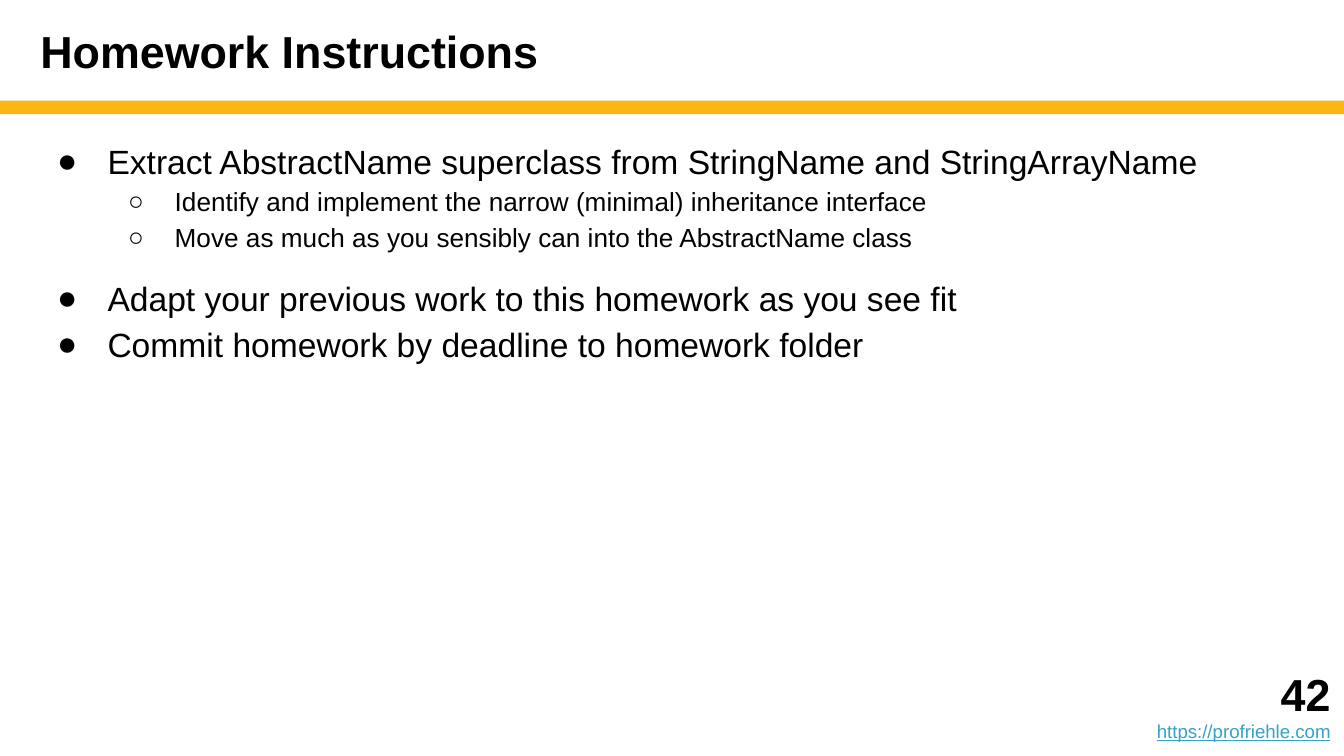
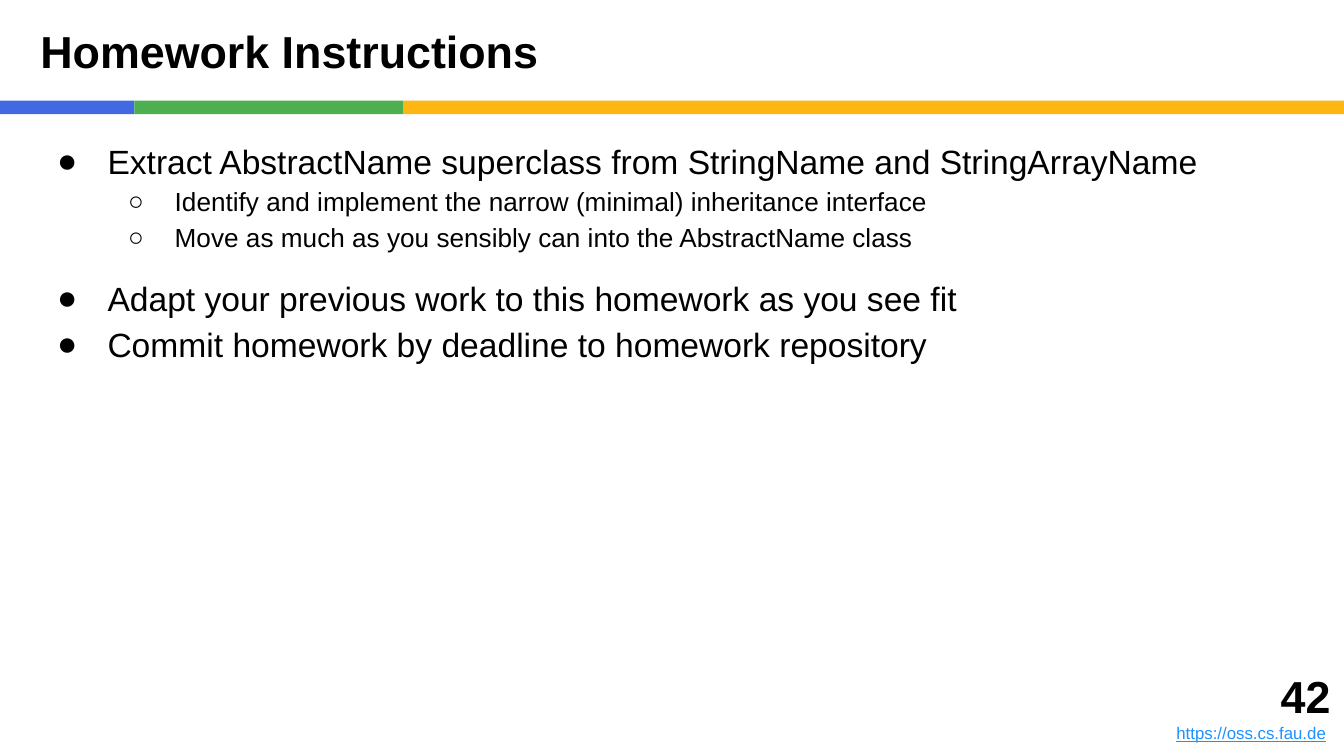
Before and after one commit to dirkriehle/adap-course, a slide deck: slide 42 of Lecture slides/ADAP B03 - Subtyping and Inheritance.pptx. Drawn at 1344x756 pixels with LibreOffice and Linux fonts; fonts in the diff are those of the drawing. Boxes give left, top, right and bottom in pixels: in the first picture for what was removed or moved away, otherwise in the second. Text is boxed around its words. In the diff, an @@ line names an element or a change of style, - is before the commit and + after.

```diff
--- a/Lecture slides/ADAP B03 - Subtyping and Inheritance.pptx
+++ b/Lecture slides/ADAP B03 - Subtyping and Inheritance.pptx
@@ rectangle added at (0, 101, 134, 114), fill #4169E1 @@
@@ rectangle added at (134, 101, 403, 114), fill #4CAF50 @@
@@ rectangle: place and size @@
-rectangle at (0, 101, 1344, 114)
+rectangle at (403, 101, 1344, 114)
@@ text at (108, 332, 926, 363): text changed @@
-● Commit homework by deadline to homework folder
+● Commit homework by deadline to homework repository
@@ text: place and size @@
-text at (1157, 679, 1331, 742)
+text at (1176, 681, 1331, 743)
@@ text at (1176, 726, 1325, 743): text changed; size 10 to 9 pt; text colour #34A3C5 to #1E90FF @@
-https://profriehle.com
+https://oss.cs.fau.de
```
Also in this commit, not shown: 44 other slides changed, 17 other files.
